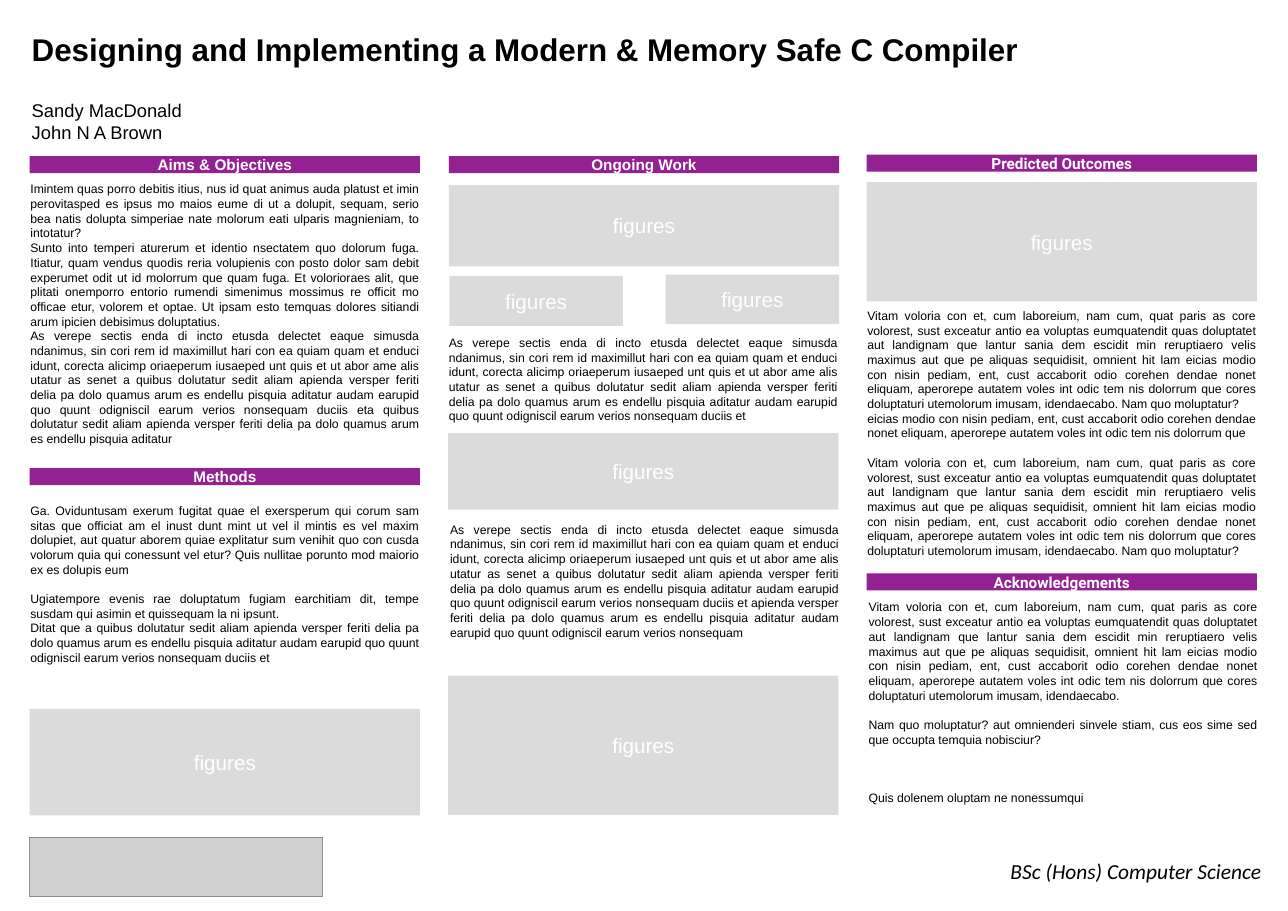
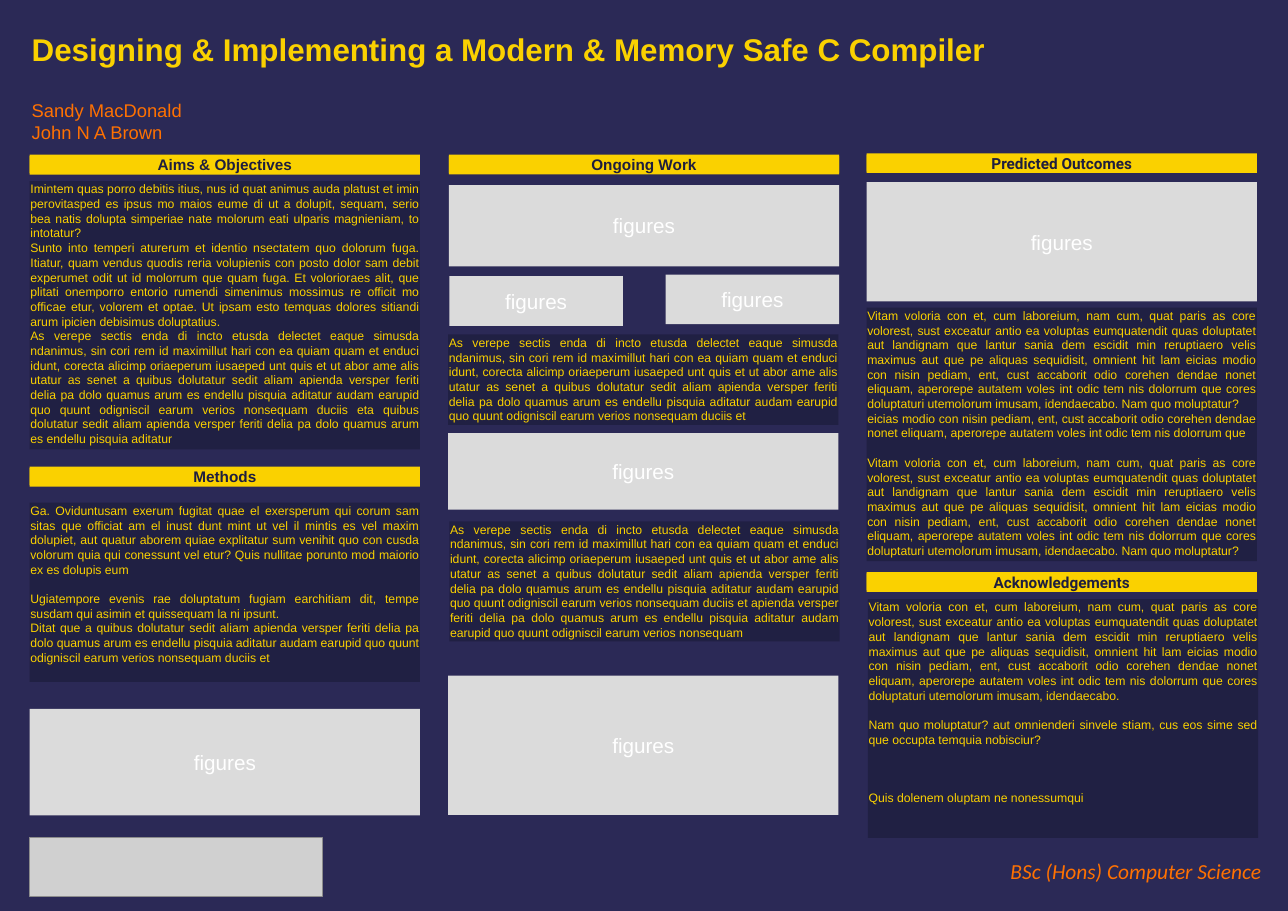
Before and after one commit to Sandalots/SicherC, a slide deck: slide 1 of poster/Poster.pptx. Drawn at 1288x911 pixels with LibreOffice and Linux fonts; fonts in the diff are those of the drawing; grey boxes stand for pictures. Boxes give left, top, right and bottom in pixels: in the first picture for what was removed or moved away, otherwise in the second. Text is boxed around its words. In the diff, an @@ line names an element or a change of style, - is before the commit and + after.

Commit message:
modified poster visuals to match purple theme in the visualiser

```diff
--- a/poster/Poster.pptx
+++ b/poster/Poster.pptx
@@ background #FFFFFF to #2B2956 @@
@@ text at (32, 38, 985, 68): text changed; text colour #000000 to #FAD100 @@
-Designing and Implementing a Modern & Memory Safe C Compiler
+Designing & Implementing a Modern & Memory Safe C Compiler
@@ text "Sandy MacDonald" at (32, 103, 182, 139): text colour #000000 to #FF7101 @@
@@ text colour #000000 to #FAD100; fill none to #1E1E3F at 80% opacity in 6 elements at (868, 599, 1258, 837), (866, 307, 1257, 561), (30, 181, 420, 449), (30, 502, 420, 682), (448, 334, 839, 425), (449, 521, 840, 641) @@
@@ 10 rectangles: place and size @@
-10 rectangles at (30, 157, 1258, 805)
+10 rectangles at (30, 153, 1258, 837)
@@ text colour #FFFFFF to #1E1E3F; fill none to #FAD100 in 5 elements at (30, 155, 420, 175), (30, 466, 420, 486), (449, 155, 839, 175), (866, 153, 1257, 173), (866, 572, 1257, 591) @@
@@ fill #942192 to #FAD100 in 5 elements at (30, 156, 420, 173), (30, 468, 420, 485), (449, 156, 839, 173), (866, 155, 1257, 172), (866, 573, 1257, 590) @@
@@ text "BSc (Hons) Computer Science" at (243, 857, 1262, 885): text colour #000000 to #FF7101 @@
```
